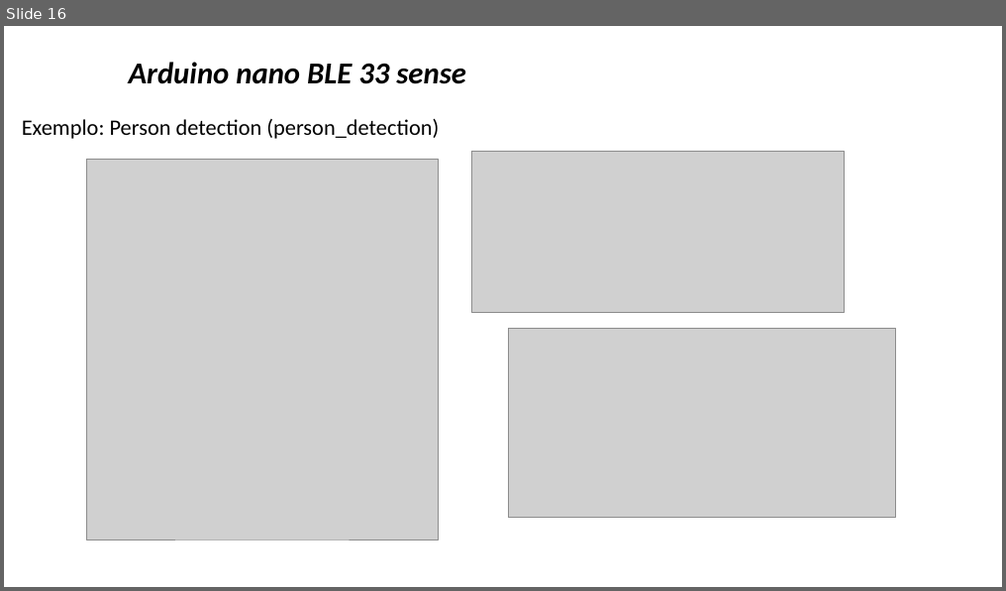
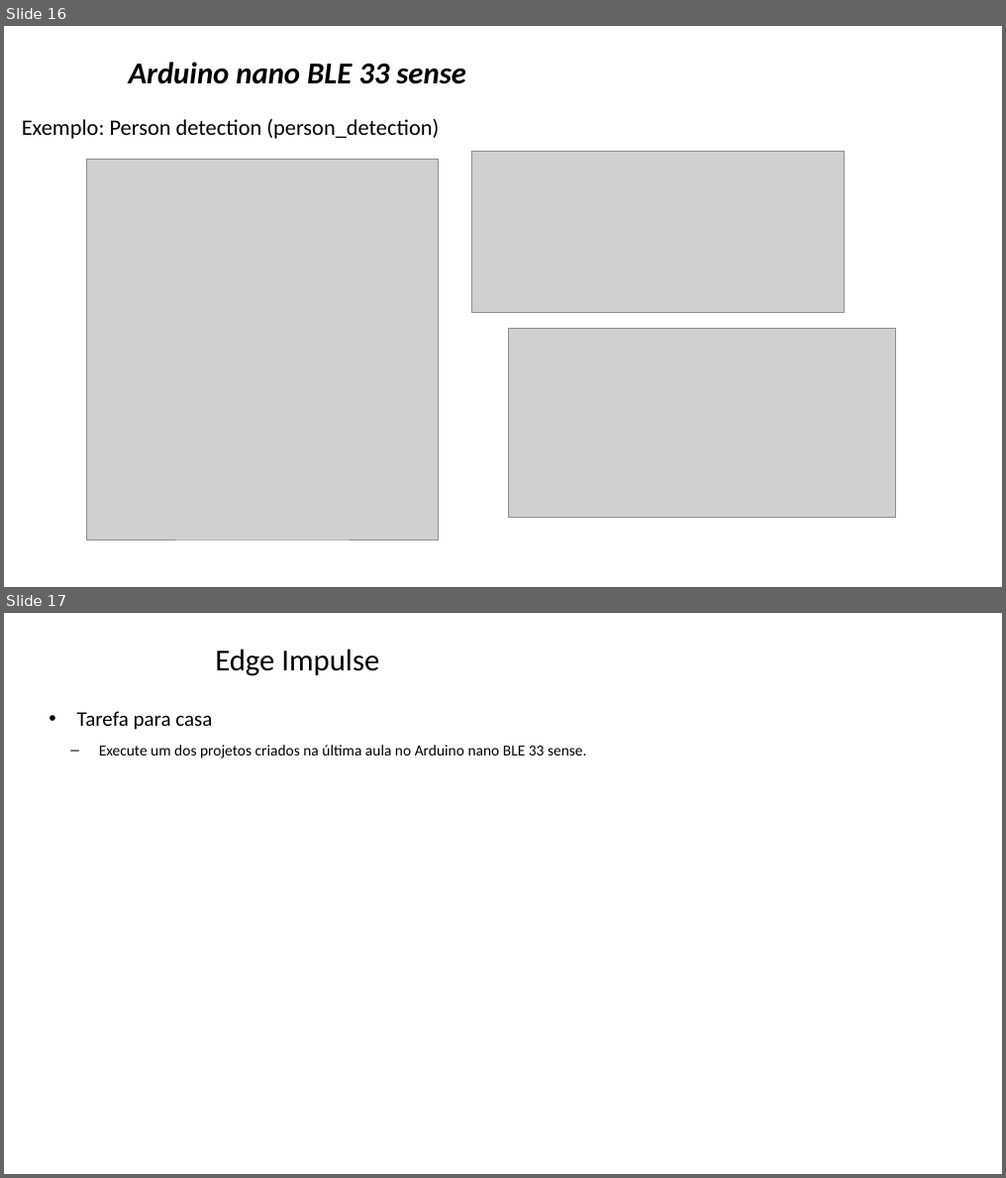
Before and after one commit to zz4fap/tp557-iot-ml, a slide deck: slides/TP557_14b_introducao_arduinoble.pptx. Shown one above the other, each under a label of ours: slide 16 before the commit, slides 16 and 17 after it. The pictures are 1006x591 and 1006x1178 pixels, drawn with LibreOffice and Linux fonts; fonts in the diff are those of the drawing; grey boxes stand for pictures; background and template pictures are left out. Boxes give left, top, right and bottom in pixels: in the first picture for what was removed or moved away, otherwise in the second. Text is boxed around its words. In the diff, an @@ line names an element or a change of style, - is before the commit and + after.

```diff
--- a/slides/TP557_14b_introducao_arduinoble.pptx
+++ b/slides/TP557_14b_introducao_arduinoble.pptx
@@ slide 17 added at [4, 613, 1002, 1174], background #FFFFFF @@
@@ title added at [215, 649, 379, 676], 29.3 pt, text #000000 @@
+Edge Impulse
@@ text added at [77, 711, 587, 759], 14.7 pt, text #000000 @@
+• Tarefa para casa
+  – Execute um dos projetos criados na última aula no Arduino nano BLE 33 sense.
```
Also in this commit, not shown: 2 slides changed, 1 other file.
